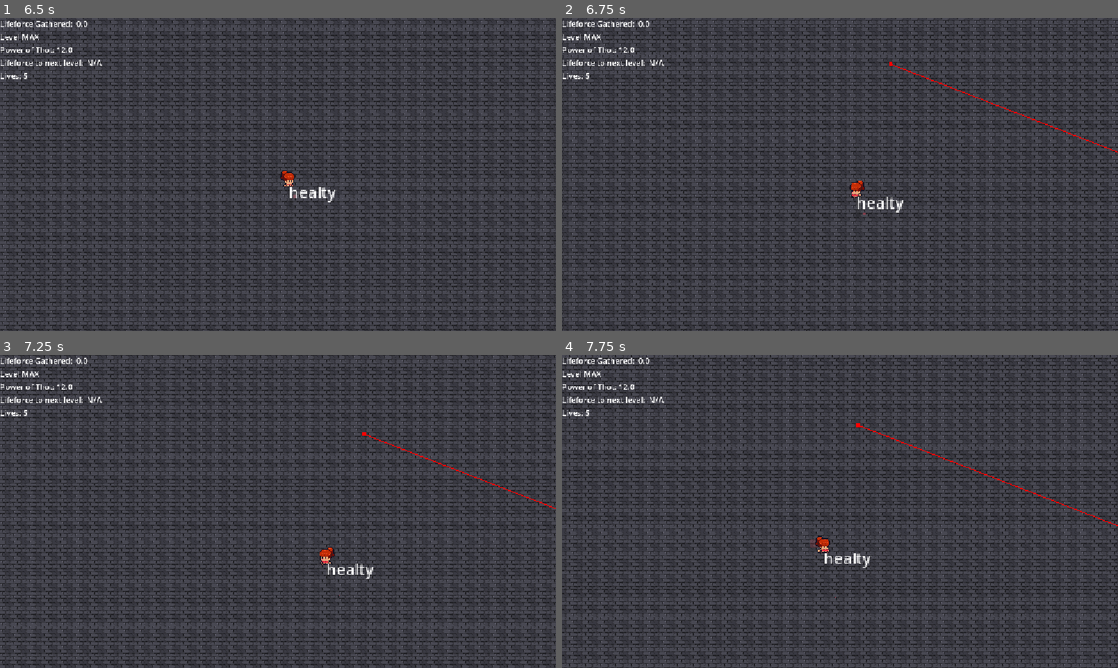
Above: before the commit, frames 1-4 (two rows, left to right).
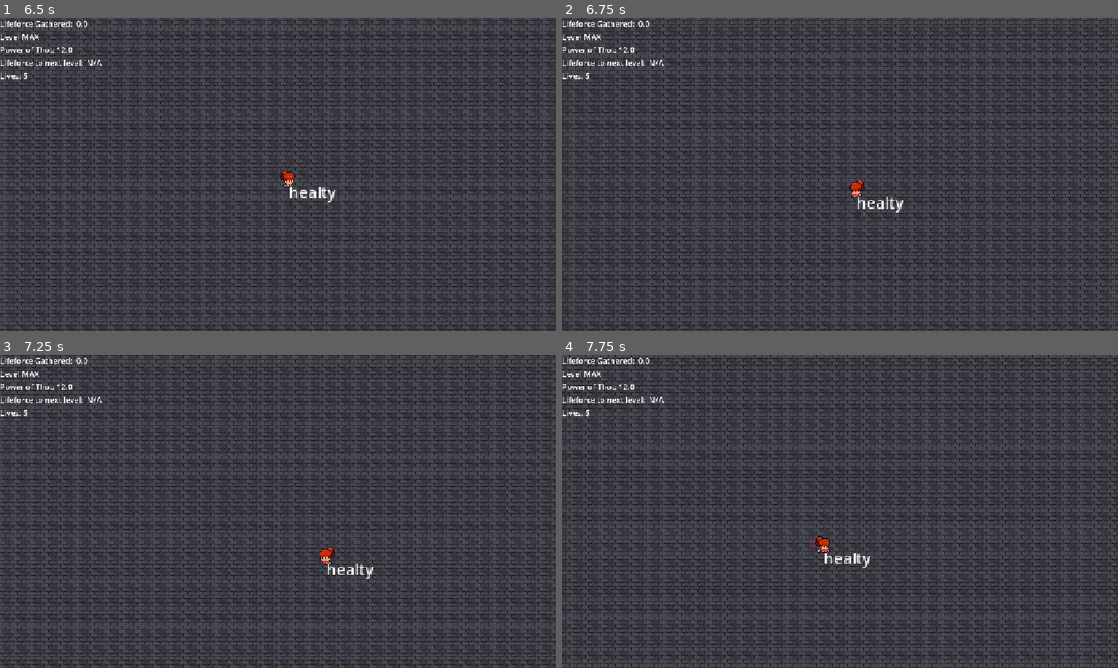
Above: after the commit, the same moments.

Repository: CL4-Bisk/cmsc197-GDD---MP2
Game: Godot game, scene res://scenes/stages/base.tscn
Same seed, same stepped clock (60 frames per second), same inputs: the game is played once before the commit and once after it.
Inputs (mouse positions are in pixels of both pictures, inside the frame that each line leads up to):
- Up to frame 1 (6.5 s): click "Start Game" at 0.5 s; move the mouse to (278, 140) at 1.27 s; tap Space (charm) every 1.5 s from 1.35 to 5.85 s; click (278, 140) at 1.42 s; move the mouse to (166, 190) at 2.02 s; tap F (feed) at 2.1, 3.6, 5.1 s; click (166, 190) at 2.17 s; move the mouse to (333, 105) at 2.77 s; click (333, 105) at 2.92 s; move the mouse to (250, 237) at 3.52 s; click (250, 237) at 3.67 s; move the mouse to (444, 221) at 4.27 s; click (444, 221) at 4.42 s; move the mouse to (111, 127) at 5.02 s; click (111, 127) at 5.17 s; move the mouse to (305, 174) at 5.77 s; click (305, 174) at 5.92 s
- Up to frame 2 (6.75 s): move the mouse to (756, 96) at 6.52 s; tap F (feed) at 6.6 s; click (756, 96) at 6.67 s
- Up to frame 3 (7.25 s): no input
- Up to frame 4 (7.75 s): move the mouse to (962, 495) at 7.27 s; tap Space (charm) at 7.35 s; click (962, 495) at 7.42 s

Frame 1 is identical in both runs. In frame 2, 0.1% of the frame differs, in the area x 58-100%, y 14-44%; in frame 3, 0.1%; in frame 4, 0.2%, in the area x 52-100%, y 21-55%.
Error after the commit: Invalid assignment of property or key 'target_position' with value of type 'Vector2' on a base object of type 'null instance'. (res://scenes/stages/stage.gd:51)

Commit message:
meta: maintain files

Diff:
--- a/project.godot
+++ b/project.godot
@@ -13,7 +13,6 @@
 config/name="Lustbound"
 run/main_scene="uid://cnhhuinpwfj71"
 config/features=PackedStringArray("4.6", "Forward Plus")
-config/icon="uid://cn02eym2kf7ep"
 
 [display]
 
--- a/scenes/npc/npc_base.tscn
+++ b/scenes/npc/npc_base.tscn
@@ -150,7 +150,9 @@
 shape = SubResource("CapsuleShape2D_cqiqx")
 debug_color = Color(0.5732935, 0.5551327, 7.70092e-07, 0.41960785)
 
-[node name="Nav2D" type="NavigationAgent2D" parent="." unique_id=911163891]
+[node name="CharacterBody2D" type="CharacterBody2D" parent="." unique_id=1036003878]
+
+[node name="Nav2D" type="NavigationAgent2D" parent="CharacterBody2D" unique_id=911163891]
 target_desired_distance = 50.0
 path_max_distance = 300.0
 navigation_layers = 5
@@ -158,7 +160,6 @@
 radius = 30.0
 avoidance_layers = 2
 avoidance_mask = 3
-debug_enabled = true
 
 [node name="TickRate" type="Timer" parent="." unique_id=2101497838]
 wait_time = 0.5
@@ -256,7 +257,7 @@
 
 [node name="ScreamPlayer" type="AudioStreamPlayer" parent="." unique_id=44882534]
 
-[connection signal="velocity_computed" from="Nav2D" to="." method="_on_nav_2d_velocity_computed"]
+[connection signal="velocity_computed" from="CharacterBody2D/Nav2D" to="." method="_on_nav_2d_velocity_computed"]
 [connection signal="timeout" from="TickRate" to="." method="_reduce_vigilance"]
 [connection signal="body_entered" from="Detection" to="." method="_on_detection_body_entered"]
 [connection signal="body_exited" from="Comfort" to="." method="_on_comfort_body_exited"]
--- a/scenes/player/player.gd
+++ b/scenes/player/player.gd
@@ -188,10 +188,6 @@
 	if lustful: return
 	state_machine.change(&"hit")
 
-func _on_player_dead() -> void:
-	await get_tree().create_timer(2.0).timeout
-	get_tree().change_scene_to_file("res://scenes/menu/game_over.tscn")
-
 func stop_starve() -> void:
 	is_starving = false
 	starve_timer.stop()
